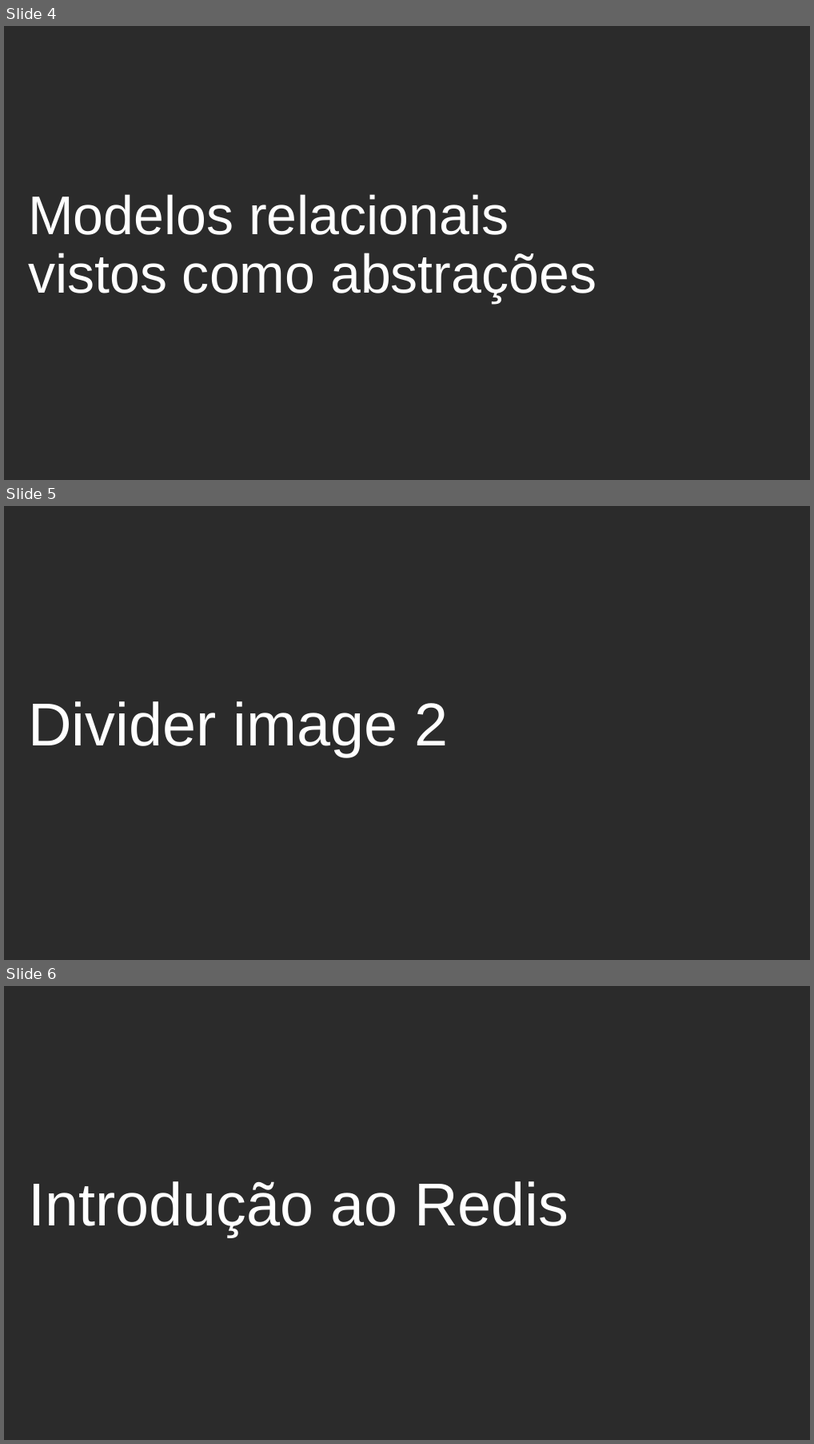
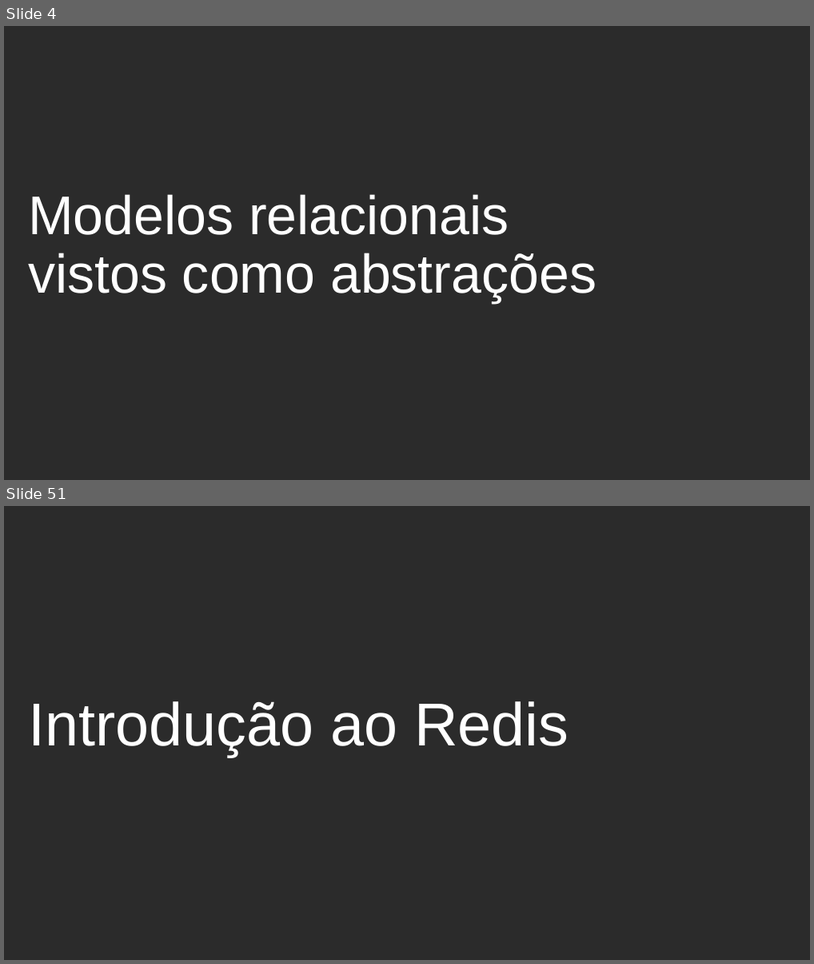
Before and after one commit to dougspadottoemc/Redis-HandsOn, a slide deck: slides/00_Introducao a NoSQL e Redis.pptx. Shown one above the other, each under a label of ours: slides 4, 5 and 6 before the commit, slides 4 and 51 after it; the slides between them are not shown. The pictures are 814x1444 and 814x964 pixels, drawn with LibreOffice and Linux fonts; fonts in the diff are those of the drawing; background and template pictures are left out; a plain dark background stands for a picture behind light text. Boxes give left, top, right and bottom in pixels: in the first picture for what was removed or moved away, otherwise in the second. Text is boxed around its words. In the diff, an @@ line names an element or a change of style, - is before the commit and + after.

```diff
--- a/slides/00_Introducao a NoSQL e Redis.pptx
+++ b/slides/00_Introducao a NoSQL e Redis.pptx
@@ slide 5 removed at (4, 506, 810, 960), background picture (left out) @@
@@ title removed at (28, 701, 448, 756) @@
-Divider image 2
@@ what was slide 6 is now slide 51 @@
```
Also in this commit, not shown: 1 slide changed, 46 slides added, 3 other slides removed.
